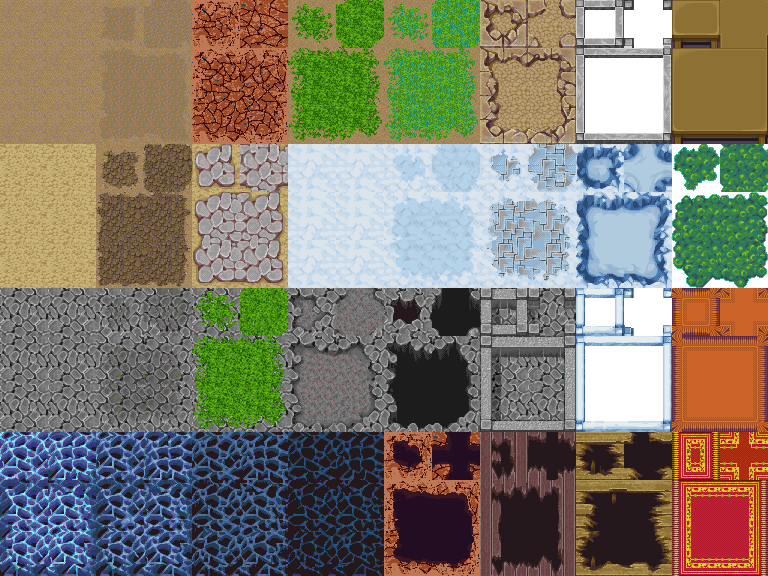
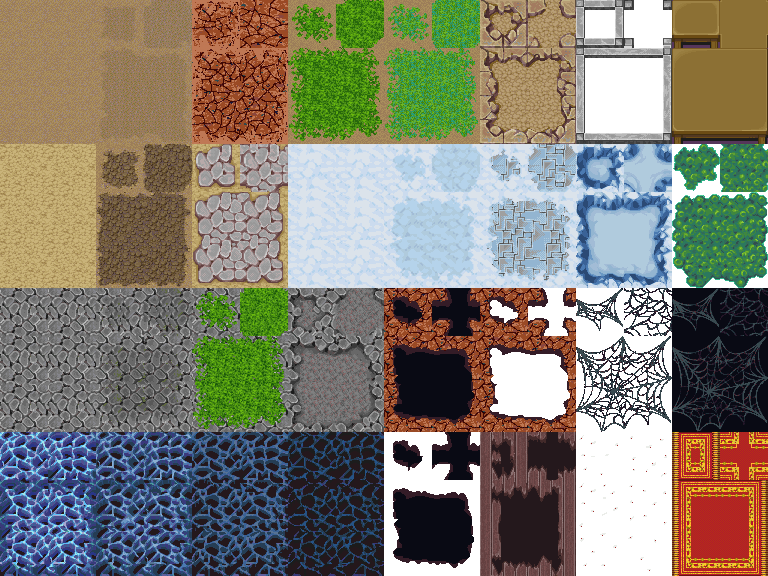
Comparing the layer stacks of the two 768 × 576 images. Changes:
added layer "MinesDirtHole copy" above "MinesDirtHole" over [480, 288, 576, 432]
added layer "MinesDirtHole" (1st of 2) above "MinesDirtHole" over [384, 288, 480, 432]
painted on "MinesDirtHole" (2nd of 2) over [384, 432, 480, 576]
added layer "Layer 4 copy" above "Layer 4" over [576, 288, 672, 432]
added layer "Layer 4" above "Eyes" over [672, 288, 768, 432]
added layer "Eyes" above "Layer 1" over [579, 435, 667, 571]
painted on "Layer 1" over [384, 288, 768, 576]